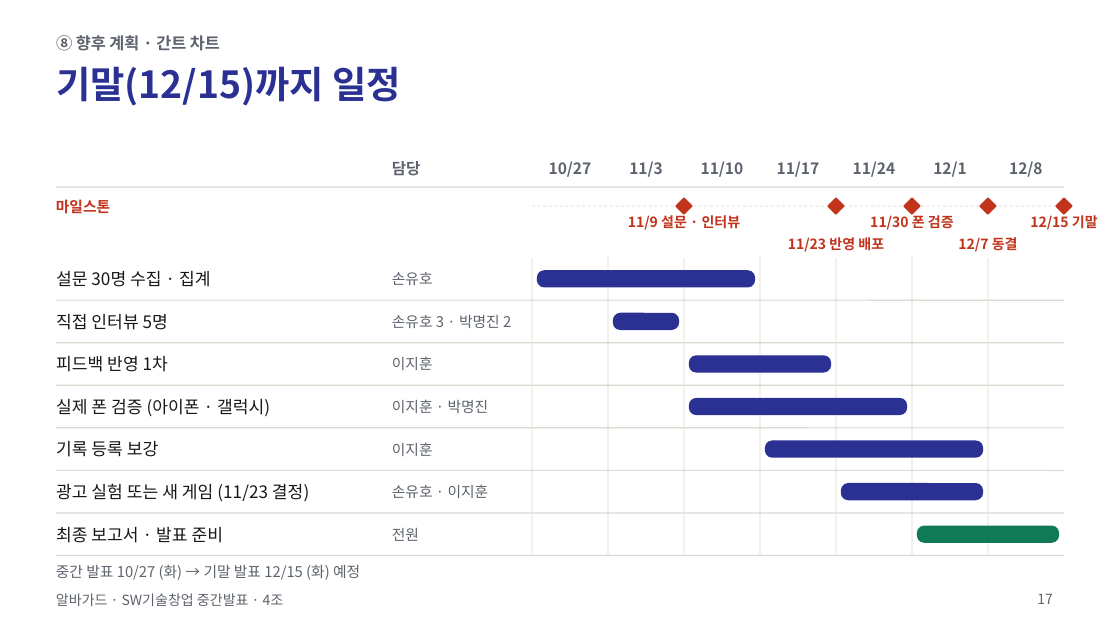
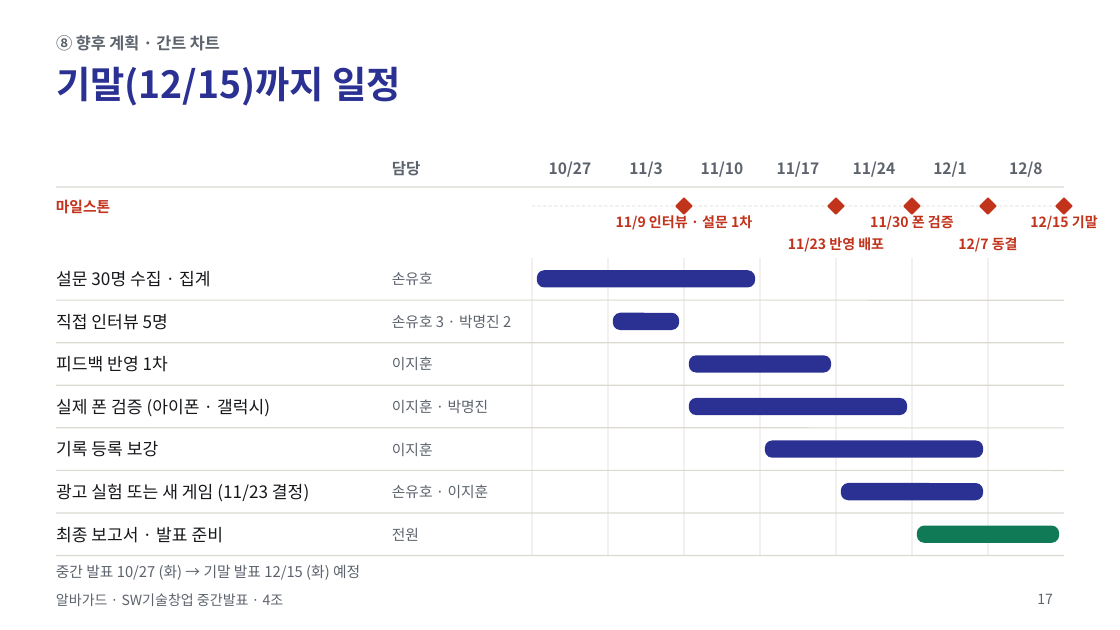
Before and after one commit to jihooni217/albaguard, a slide deck: slide 17 of docs/06_중간발표_PPT.pptx. Drawn at 1120x630 pixels with LibreOffice and Linux fonts; fonts in the diff are those of the drawing. Boxes give left, top, right and bottom in pixels: in the first picture for what was removed or moved away, otherwise in the second. Text is boxed around its words. In the diff, an @@ line names an element or a change of style, - is before the commit and + after.

```diff
--- a/docs/06_중간발표_PPT.pptx
+++ b/docs/06_중간발표_PPT.pptx
@@ text at <box>616,214,752,230</box>: text changed @@
-11/9 설문 · 인터뷰
+11/9 인터뷰 · 설문 1차
```
Also in this commit, not shown: 11 other slides changed, 6 other files.
